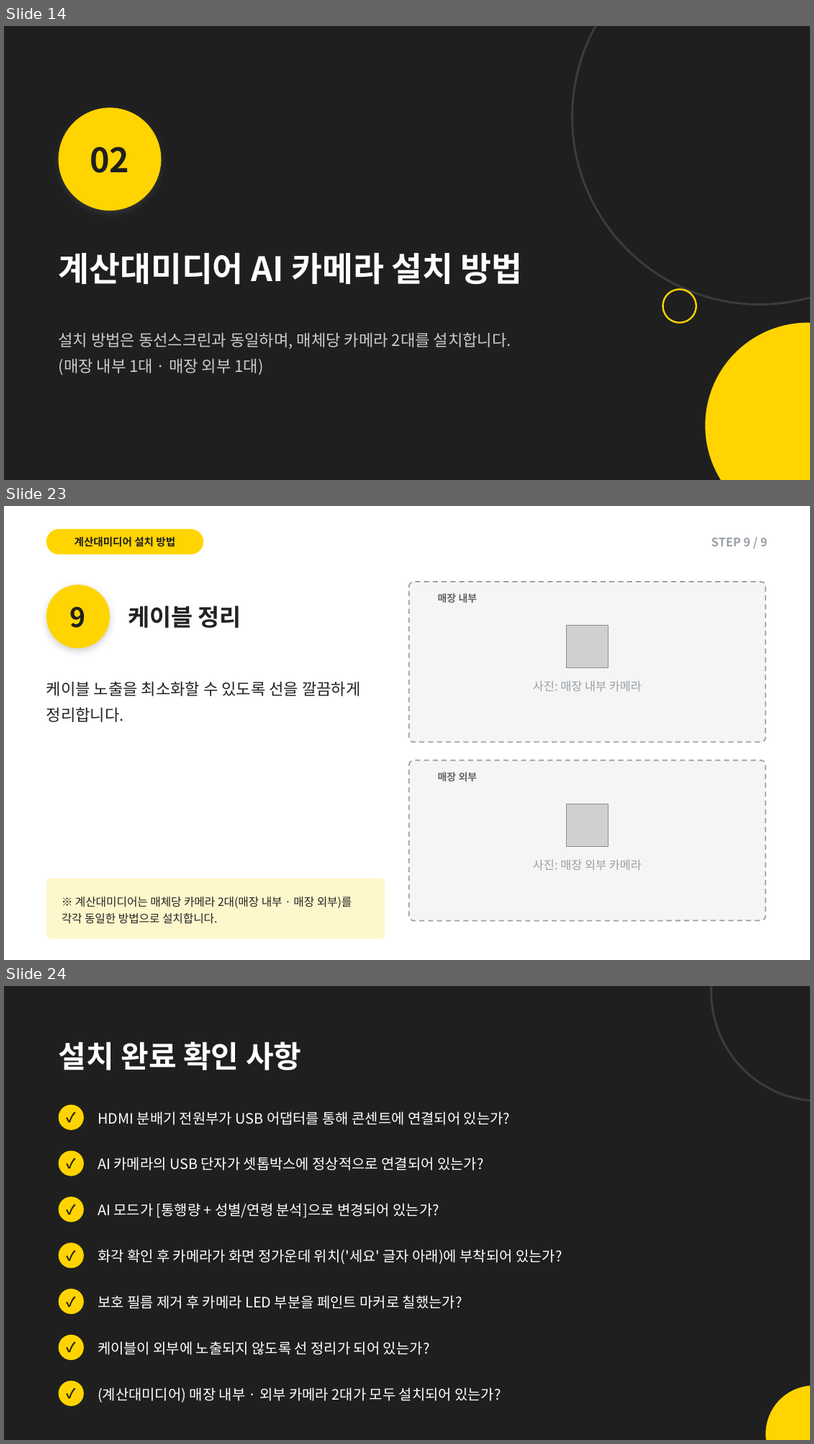
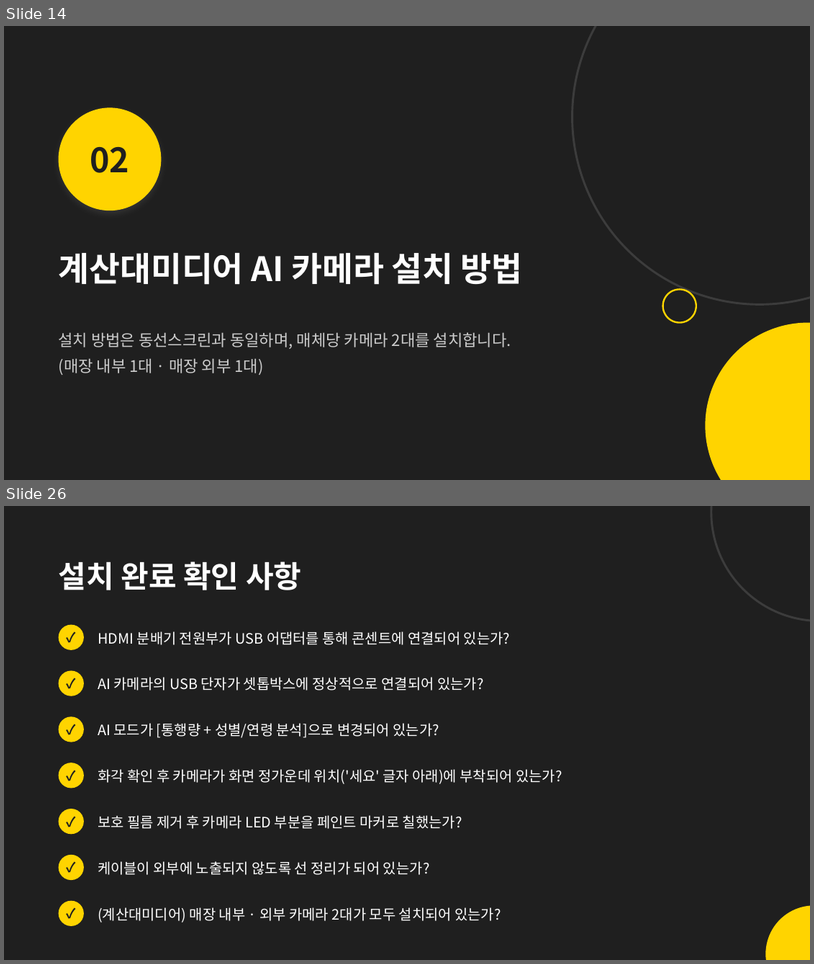
Before and after one commit to alsdn2947/ars, a slide deck: 이마트_AI카메라_설치매뉴얼.pptx. Shown one above the other, each under a label of ours: slides 14, 23 and 24 before the commit, slides 14 and 26 after it; the slides between them are not shown. The pictures are 814x1444 and 814x964 pixels, drawn with LibreOffice and Linux fonts; fonts in the diff are those of the drawing; grey boxes stand for pictures. Boxes give left, top, right and bottom in pixels: in the first picture for what was removed or moved away, otherwise in the second. Text is boxed around its words. In the diff, an @@ line names an element or a change of style, - is before the commit and + after.

```diff
--- a/이마트_AI카메라_설치매뉴얼.pptx
+++ b/이마트_AI카메라_설치매뉴얼.pptx
@@ slide 23 removed at box(4, 506, 810, 960), background #FFFFFF @@
@@ rounded rectangle removed at box(46, 529, 203, 554) @@
@@ text removed at box(75, 536, 175, 547) @@
-계산대미디어 설치 방법
@@ text removed at box(712, 538, 768, 546) @@
-STEP 9 / 9
@@ ellipse removed at box(46, 584, 110, 648) @@
@@ rounded rectangle removed at box(409, 582, 766, 742) @@
@@ text removed at box(70, 607, 86, 628) @@
-9
@@ text removed at box(128, 605, 242, 628) @@
-케이블 정리
@@ text removed at box(438, 593, 478, 602) @@
-매장 내부
@@ picture removed at box(566, 626, 609, 668) @@
@@ text removed at box(46, 681, 360, 722) @@
-케이블 노출을 최소화할 수 있도록 선을 깔끔하게 정리합니다.
@@ text removed at box(533, 680, 642, 691) @@
-사진: 매장 내부 카메라
@@ rounded rectangle removed at box(409, 760, 766, 921) @@
@@ text removed at box(438, 772, 478, 781) @@
-매장 외부
@@ picture removed at box(566, 803, 609, 846) @@
@@ text removed at box(533, 859, 642, 870) @@
-사진: 매장 외부 카메라
@@ rounded rectangle removed at box(46, 878, 385, 939) @@
@@ text removed at box(62, 896, 352, 924) @@
-※ 계산대미디어는 매체당 카메라 2대(매장 내부 · 매장 외부)를 각각 동일한 방법으로 설치합니다.
@@ what was slide 24 is now slide 26 @@
```
Also in this commit, not shown: 3 slides changed, 8 slides added, 5 other slides removed.
